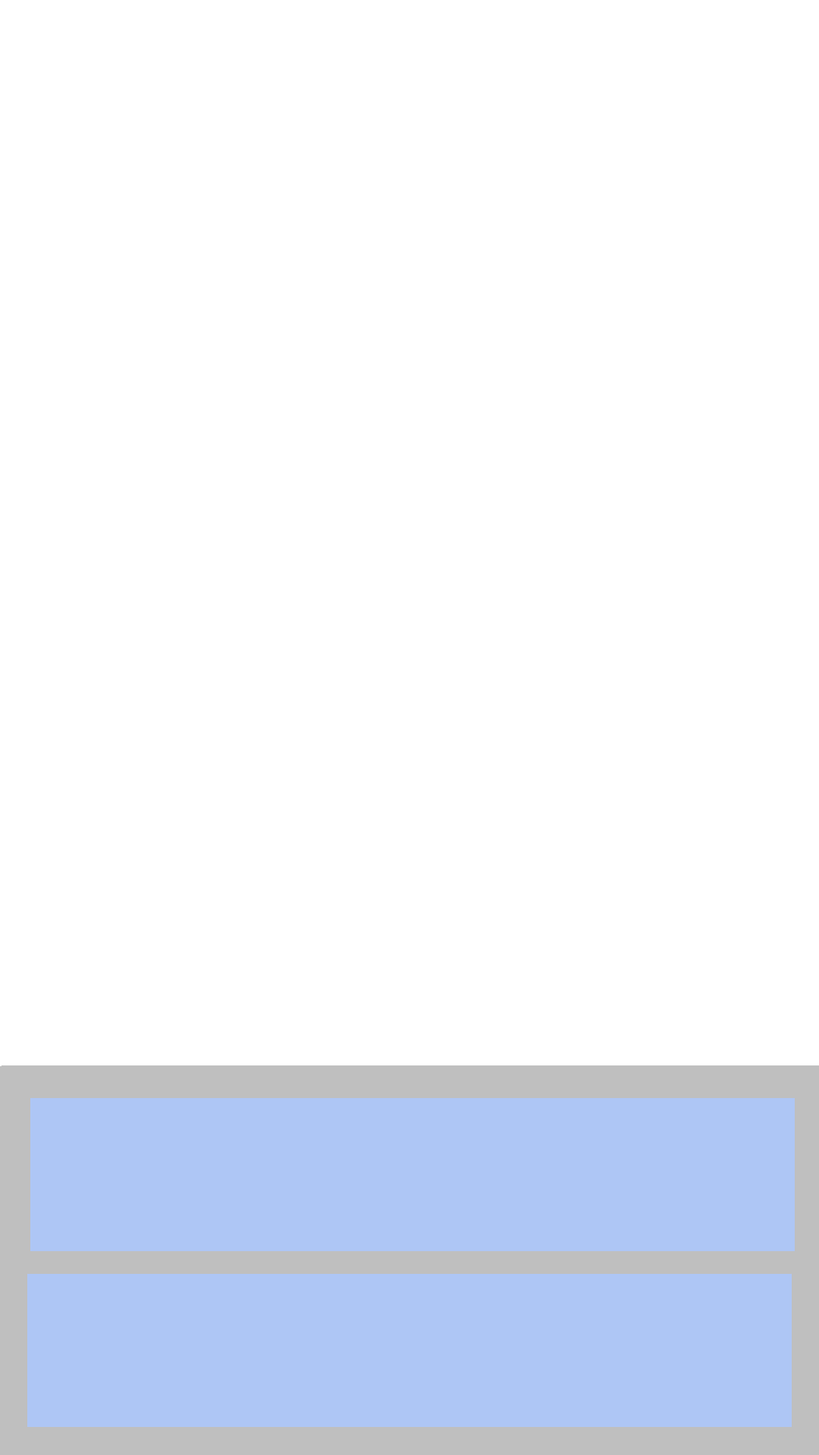
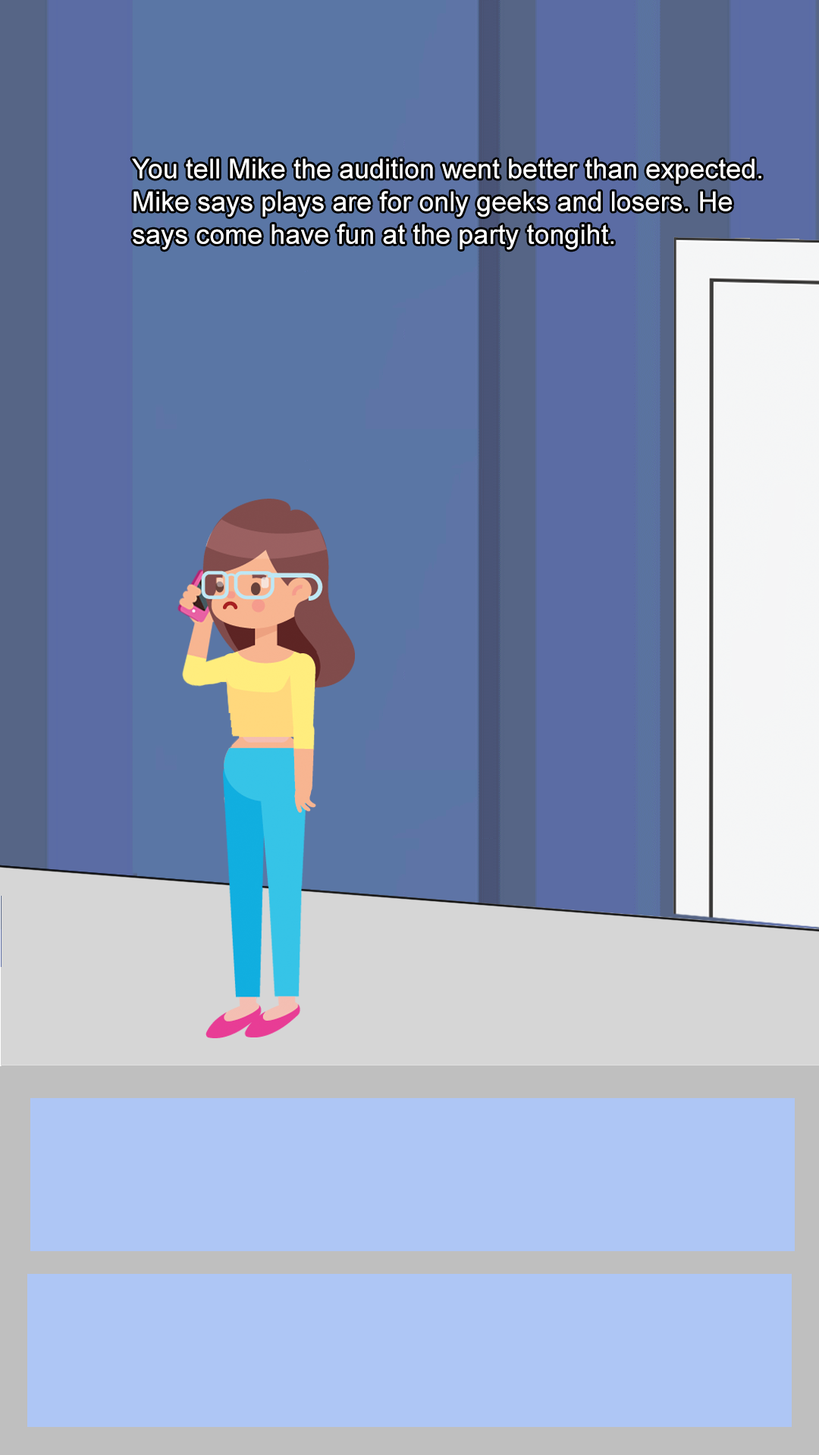
Comparing the layer stacks of the two 819 x 1455 images. Changes:
added layer "Layer 4" above "Layer 3" over (220, 599, 241, 618)
added layer "Layer 3" above "You tell Mike the audition went better than expected. Mike says" over (176, 498, 355, 1039)
added layer "You tell Mike the audition went better than expected. Mike says" above "Layer 2" over (131, 158, 762, 251)
added layer "Layer 2" above "Layer 1" over (672, 236, 819, 930)
added layer "Layer 1" over (0, 0, 819, 1067)
